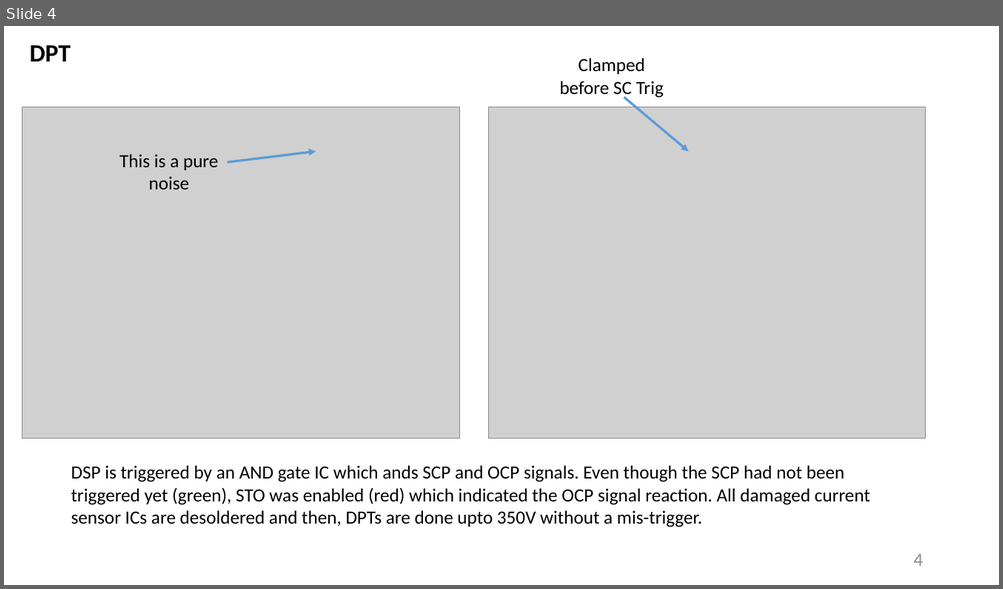
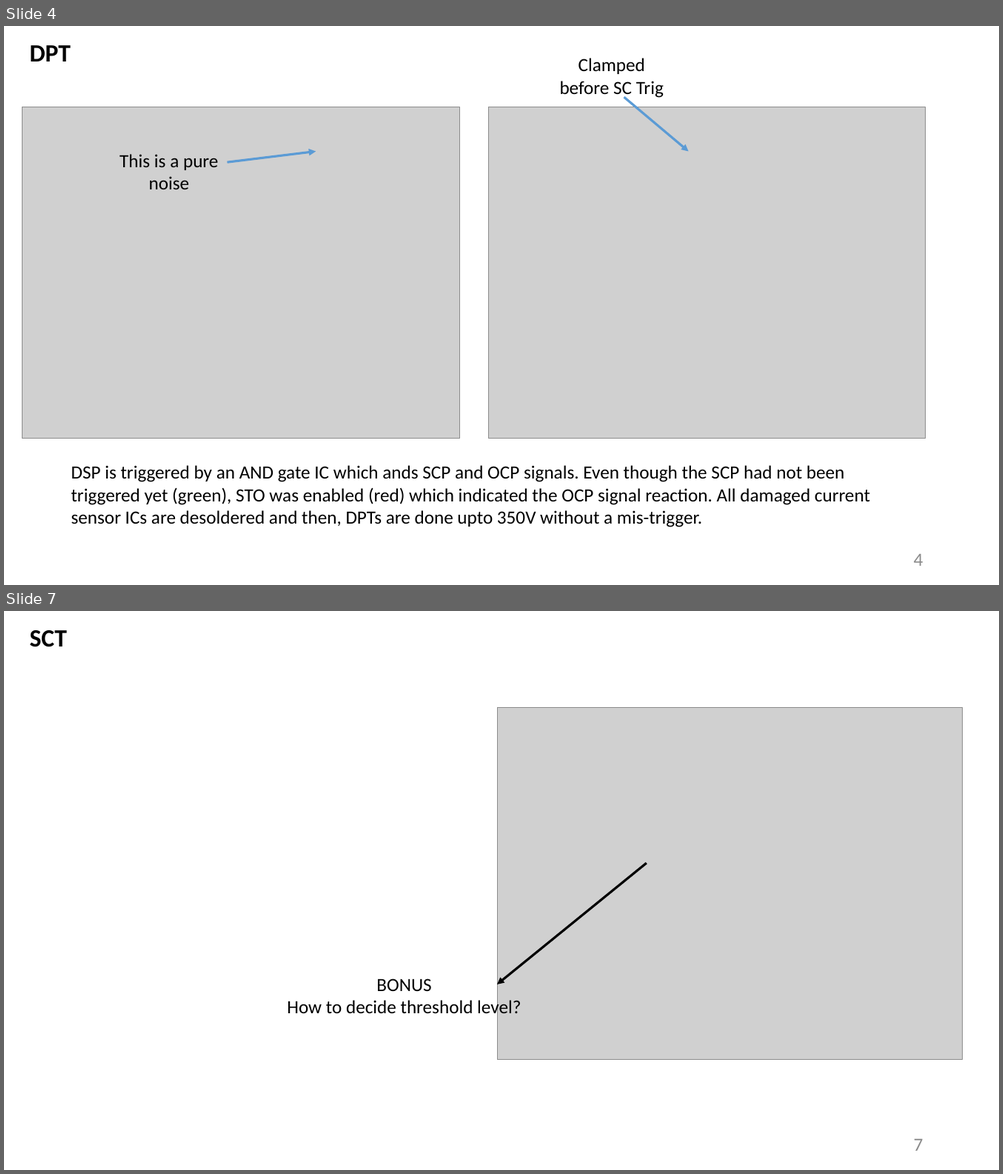
Before and after one commit to furkankarakaya/GaN-Studies, a slide deck: Weekly Reports/2020.03.02 - 2020.03.09.pptx. Shown one above the other, each under a label of ours: slide 4 before the commit, slides 4 and 7 after it; the slides between them are not shown. The pictures are 1003x589 and 1003x1174 pixels, drawn with LibreOffice and Linux fonts; fonts in the diff are those of the drawing; grey boxes stand for pictures. Boxes give left, top, right and bottom in pixels: in the first picture for what was removed or moved away, otherwise in the second. Text is boxed around its words. In the diff, an @@ line names an element or a change of style, - is before the commit and + after.

```diff
--- a/Weekly Reports/2020.03.02 - 2020.03.09.pptx
+++ b/Weekly Reports/2020.03.02 - 2020.03.09.pptx
@@ slide 7 added at (4,611,999,1170), background #FFFFFF @@
@@ text added at (30,630,67,647), 24 pt, text #000000, bold @@
+SCT
@@ picture added at (497,707,962,1060) @@
@@ arrow added from (646, 863) to (497, 985), #000000 2.25 pt @@
@@ text added at (287,979,521,1019), 18 pt, text #000000 @@
+BONUS
+How to decide threshold level?
@@ page number added at (913,1139,923,1151), 18 pt, text #8C8C8C @@
+7
```
Also in this commit, not shown: 5 other slides added, 4 other files.
